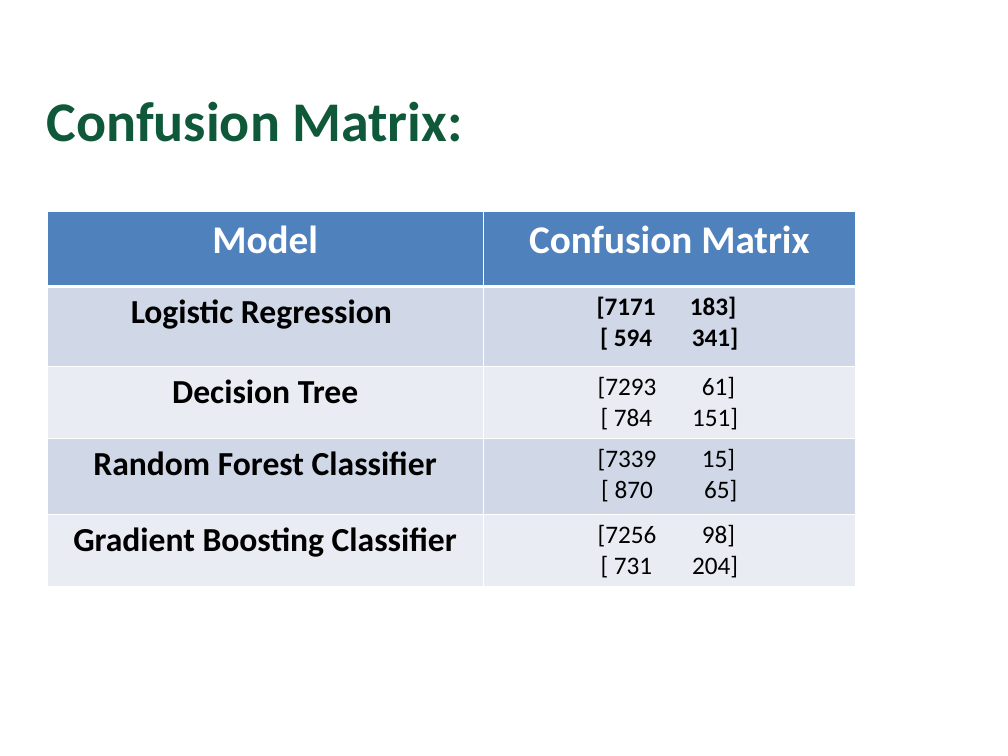
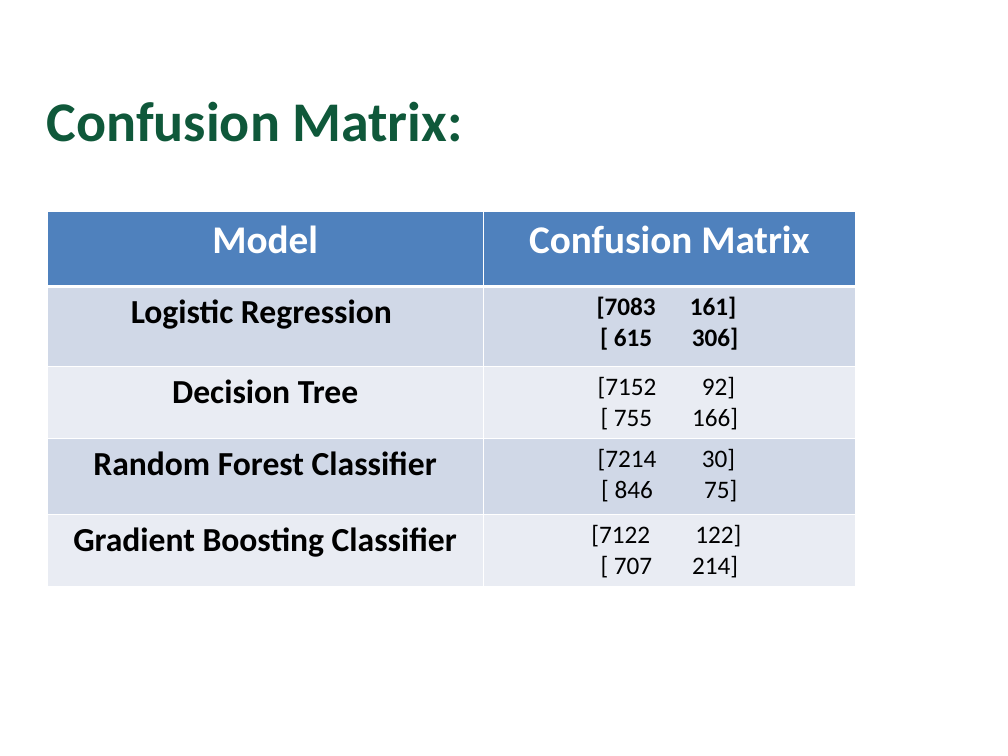
Before and after one commit to navveenn444/Term-Deposit, a slide deck: slide 7 of Big Data Presentation.pptx. Drawn at 1008x756 pixels with LibreOffice and Linux fonts; fonts in the diff are those of the drawing; background and template pictures are left out. Boxes give left, top, right and bottom in pixels: in the first picture for what was removed or moved away, otherwise in the second. Text is boxed around its words. In the diff, an @@ line names an element or a change of style, - is before the commit and + after.

```diff
--- a/Big Data Presentation.pptx
+++ b/Big Data Presentation.pptx
@@ table at (47,211,856,586) @@
-row 2, column 2: [7171 183] / [ 594 341]
+row 2, column 2: [7083 161] / [ 615 306]
-row 3, column 2: [7293 61] / [ 784 151]
+row 3, column 2: [7152 92] / [ 755 166]
-row 4, column 2: [7339 15] / [ 870 65]
+row 4, column 2: [7214 30] / [ 846 75]
-row 5, column 2: [7256 98] / [ 731 204]
+row 5, column 2: [7122 122] / [ 707 214]
```
Also in this commit, not shown: 5 other slides changed.
